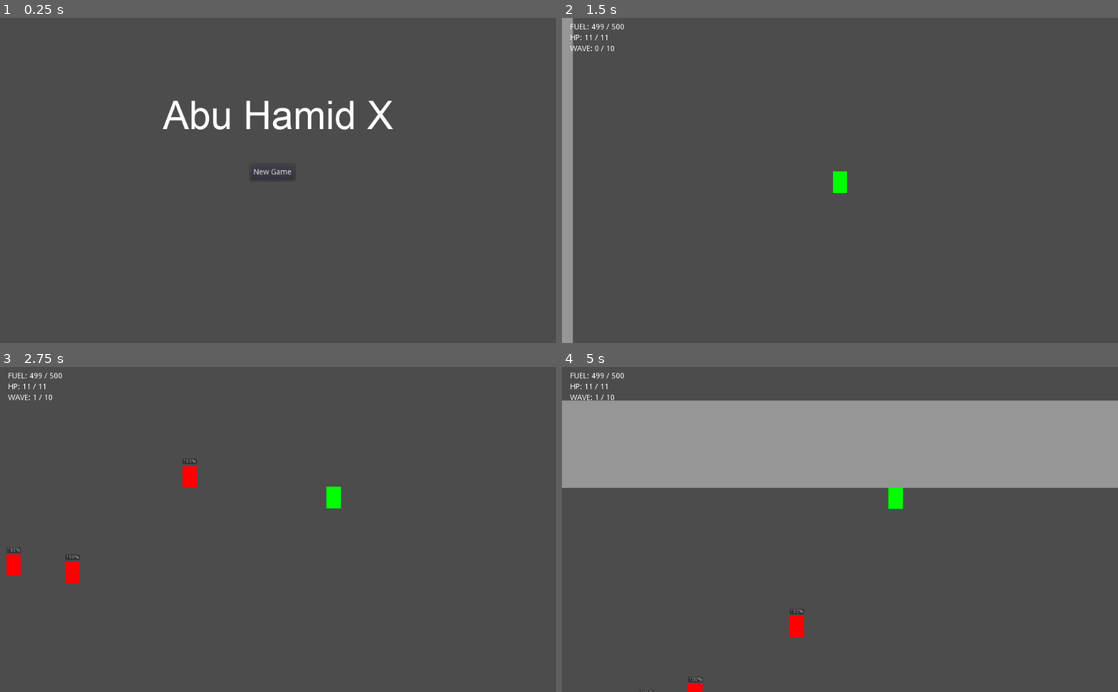
Above: before the commit, frames 1-4 (two rows, left to right).
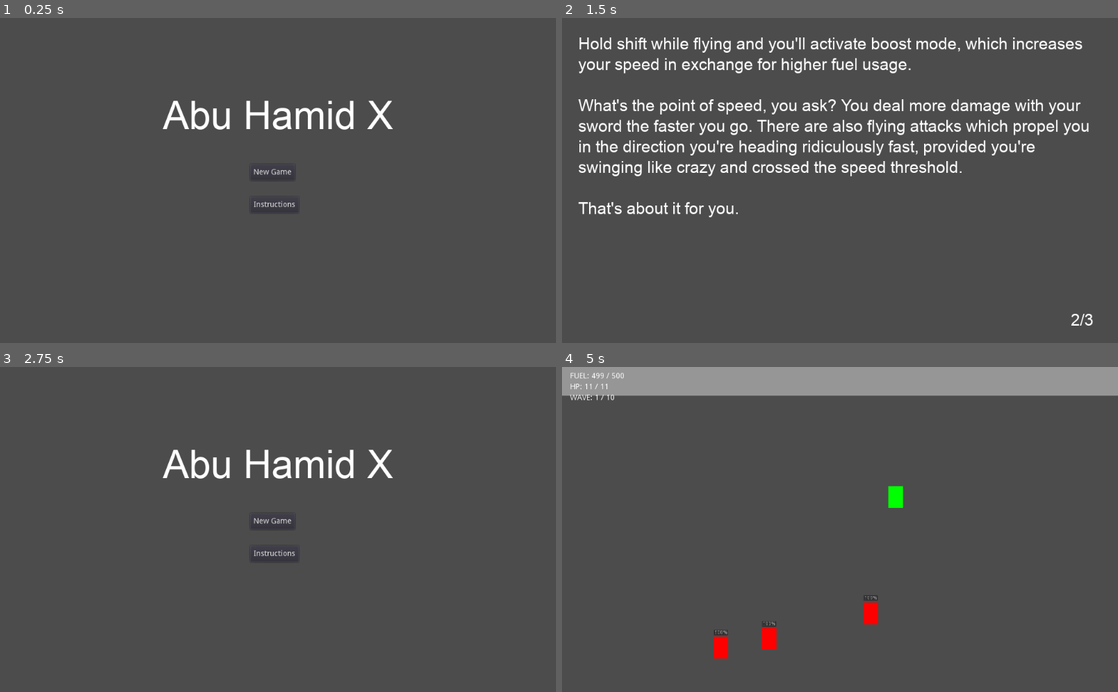
Above: after the commit, the same moments.

Repository: deengames/abu-hamid-x
Game: Godot game, scene res://prototype/MainMenu.tscn
Two runs of this game, one before a commit and one after it. Both use one fixed random seed, a clock stepped at 60 frames per second and the inputs below.
Inputs (mouse positions are in pixels of both pictures, inside the frame that each line leads up to):
- Up to frame 1 (0.25 s): no input
- Up to frame 2 (1.5 s): click (834, 203) at 0.5 s, where only the run after the commit has a clickable "Instructions"; click (834, 174) at 1.25 s, where only the run before the commit has a clickable "New Game"
- Up to frame 3 (2.75 s): tap Enter at 2 s; move the mouse to (400, 513) at 2.02 s; hold D (move_right) from 2.03 s (still down); hold Shift (boost) from 2.03 s (still down); click (400, 513) at 2.1 s; tap Space (jump) at 2.27, 2.57 s
- Up to frame 4 (5 s): release D (move_right) at 2.75 s; release Shift (boost) at 2.75 s; click (834, 523) at 2.75 s, where only the run after the commit has a clickable "New Game"; move the mouse to (728, 545) at 3.52 s; hold S (move_down) 3.53-4.28 s; tap Shift (boost) at 3.6 s; click (728, 545) at 3.67 s; tap Space (jump) at 3.77, 4.07, 4.55 s; tap E at 3.8, 4.35 s; move the mouse to (895, 458) at 4.27 s; hold D (move_right) from 4.28 s (still down); click (895, 458) at 4.42 s

The runs differ from the first frame. In frame 1, less than 0.1% of the frame differs, in the area x 45-54%, y 56-60%; in frame 2, 10%; in frame 3, 2.3%; in frame 4, 37%, in the area x 0-100%, y 0-100%.

Commit message:
Added instructions

Diff:
--- /dev/null
+++ b/prototype/Instructions.gd
@@ -0,0 +1,46 @@
+extends CanvasLayer
+
+var instructions = [
+	"""Finally decided to do some reading, eh? Alrighty, listen up. I'm going to tell you how this pile of bugs works.
+
+You move with the `wasd` keys and jump with space.
+
+Left click and you'll swing your sword in the general direction of your mouse.
+
+Press ctrl and you'll activate your jetpack, which allows you to fly. It runs on fuel. Luckily, it recharges quite fast when you're not using it, so go nuts.
+
+Slow down and you'll float gently down while drastically reducing your fuel usage.""",
+	"""Hold shift while flying and you'll activate boost mode, which increases your speed in exchange for higher fuel usage.
+
+What's the point of speed, you ask? You deal more damage with your sword the faster you go. There are also flying attacks which propel you in the direction you're heading ridiculously fast, provided you're swinging like crazy and crossed the speed threshold.
+
+That's about it for you.""",
+	"""As for your enemies, there are a few so far:
+
+- Dumbo follower enemies, which were lazily coded to statically follow the player wherever he is found on the map. They bite.
+They're the red half-player-sized squares.
+
+- Giants. They're the huge monsters of pushing-the-player-outside-the-box. As you probably already noticed, you can't hurt them except by attacking their hitspots, which are the little white dots on themselves. They also bite.
+They're the crimson red behemoths. You'll recognize them, trust me."""
+]
+var current_instruction = 0
+
+func _set_labels():
+	$IndicatorLabel.text = str(current_instruction + 1) + '/' + str(instructions.size())
+	$InstructionsLabel.text = instructions[current_instruction]
+
+func _ready():
+	_set_labels()
+
+func _unhandled_input(event):
+	# ignore motion and mousedowns
+	if (event is InputEventMouseMotion
+		or (event is InputEventMouseButton
+			and event.pressed
+			)):
+		return
+	if current_instruction < instructions.size() - 1:
+		current_instruction += 1
+		_set_labels()
+	else:
+		get_tree().change_scene('res://prototype/MainMenu.tscn')
--- /dev/null
+++ b/prototype/Instructions.tscn
@@ -0,0 +1,84 @@
+[gd_scene load_steps=5 format=2]
+
+[ext_resource path="res://prototype/Instructions.gd" type="Script" id=1]
+[ext_resource path="res://prototype/arial.ttf" type="DynamicFontData" id=2]
+
+[sub_resource type="DynamicFont" id=1]
+
+size = 30
+use_mipmaps = false
+use_filter = false
+font_data = ExtResource( 2 )
+_sections_unfolded = [ "Settings" ]
+
+[sub_resource type="DynamicFont" id=2]
+
+size = 30
+use_mipmaps = false
+use_filter = false
+font_data = ExtResource( 2 )
+_sections_unfolded = [ "Font", "Settings" ]
+
+[node name="Instructions" type="CanvasLayer" index="0"]
+
+layer = 1
+offset = Vector2( 0, 0 )
+rotation = 0.0
+scale = Vector2( 1, 1 )
+transform = Transform2D( 1, 0, 0, 1, 0, 0 )
+script = ExtResource( 1 )
+
+[node name="InstructionsLabel" type="Label" parent="." index="0"]
+
+anchor_left = 0.0
+anchor_top = 0.0
+anchor_right = 1.0
+anchor_bottom = 1.0
+margin_left = 30.0
+margin_top = 30.0
+margin_right = -30.0
+margin_bottom = -30.0
+rect_pivot_offset = Vector2( 0, 0 )
+rect_clip_content = false
+mouse_filter = 2
+mouse_default_cursor_shape = 0
+size_flags_horizontal = 1
+size_flags_vertical = 4
+custom_fonts/font = SubResource( 1 )
+text = "Finally decided to do some reading, eh? Alrighty, listen up. I'm going to tell you how this pile of bugs works.
+
+You move with the `wasd` keys and jump with space.
+
+Left click and you'll swing your sword in the general direction of your mouse.
+
+Press ctrl and you'll activate your jetpack, which allows you to fly. It runs on fuel. Luckily, it recharges quite fast when you're not using it, so go nuts.
+
+Slow down and you'll float gently down while drastically reducing your fuel usage."
+autowrap = true
+percent_visible = 1.0
+lines_skipped = 0
+max_lines_visible = -1
+_sections_unfolded = [ "Anchor", "Margin", "custom_fonts" ]
+
+[node name="IndicatorLabel" type="Label" parent="." index="1"]
+
+anchor_left = 0.9
+anchor_top = 0.9
+anchor_right = 1.0
+anchor_bottom = 1.0
+margin_right = -30.0
+margin_bottom = -30.0
+rect_pivot_offset = Vector2( 0, 0 )
+rect_clip_content = false
+mouse_filter = 2
+mouse_default_cursor_shape = 0
+size_flags_horizontal = 1
+size_flags_vertical = 4
+custom_fonts/font = SubResource( 2 )
+text = "1/3"
+align = 1
+valign = 1
+percent_visible = 1.0
+lines_skipped = 0
+max_lines_visible = -1
+_sections_unfolded = [ "Anchor", "Margin", "custom_fonts" ]
--- a/prototype/MainMenu.gd
+++ b/prototype/MainMenu.gd
@@ -3,3 +3,7 @@
 
 func _on_NewGameButton_pressed():
 	get_tree().change_scene('res://prototype/Main.tscn')
+
+
+func _on_InstructionsButton_pressed():
+	get_tree().change_scene('res://prototype/Instructions.tscn')
--- a/prototype/MainMenu.tscn
+++ b/prototype/MainMenu.tscn
@@ -11,7 +11,7 @@
 font_data = ExtResource( 2 )
 _sections_unfolded = [ "Settings" ]
 
-[node name="MainMenu" type="CanvasLayer" index="0"]
+[node name="MainMenu" type="CanvasLayer"]
 
 layer = 1
 offset = Vector2( 0, 0 )
@@ -63,4 +63,28 @@
 align = 1
 _sections_unfolded = [ "Anchor", "Margin" ]
 
+[node name="InstructionsButton" type="Button" parent="." index="2"]
+
+anchor_left = 0.45
+anchor_top = 0.55
+anchor_right = 0.5
+anchor_bottom = 0.6
+rect_pivot_offset = Vector2( 0, 0 )
+rect_clip_content = false
+focus_mode = 2
+mouse_filter = 0
+mouse_default_cursor_shape = 0
+size_flags_horizontal = 1
+size_flags_vertical = 1
+toggle_mode = false
+enabled_focus_mode = 2
+shortcut = null
+group = null
+text = "Instructions"
+flat = false
+align = 1
+_sections_unfolded = [ "Anchor", "Margin" ]
+
 [connection signal="pressed" from="NewGameButton" to="." method="_on_NewGameButton_pressed"]
+
+[connection signal="pressed" from="InstructionsButton" to="." method="_on_InstructionsButton_pressed"]
